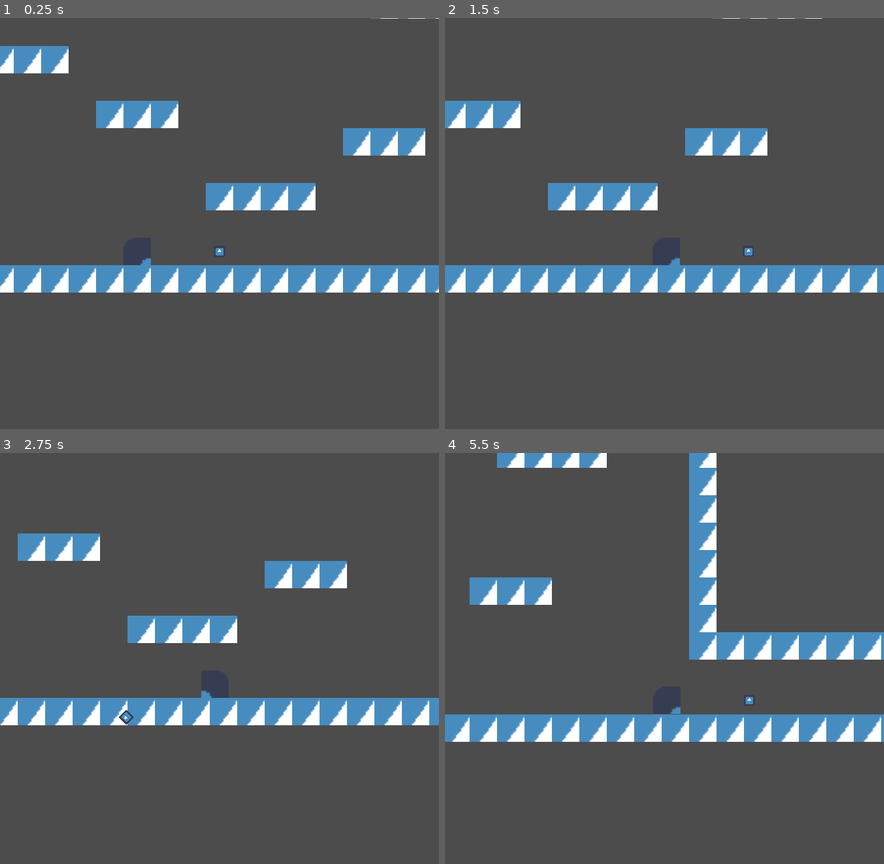
Above: before the commit, frames 1-4 (two rows, left to right).
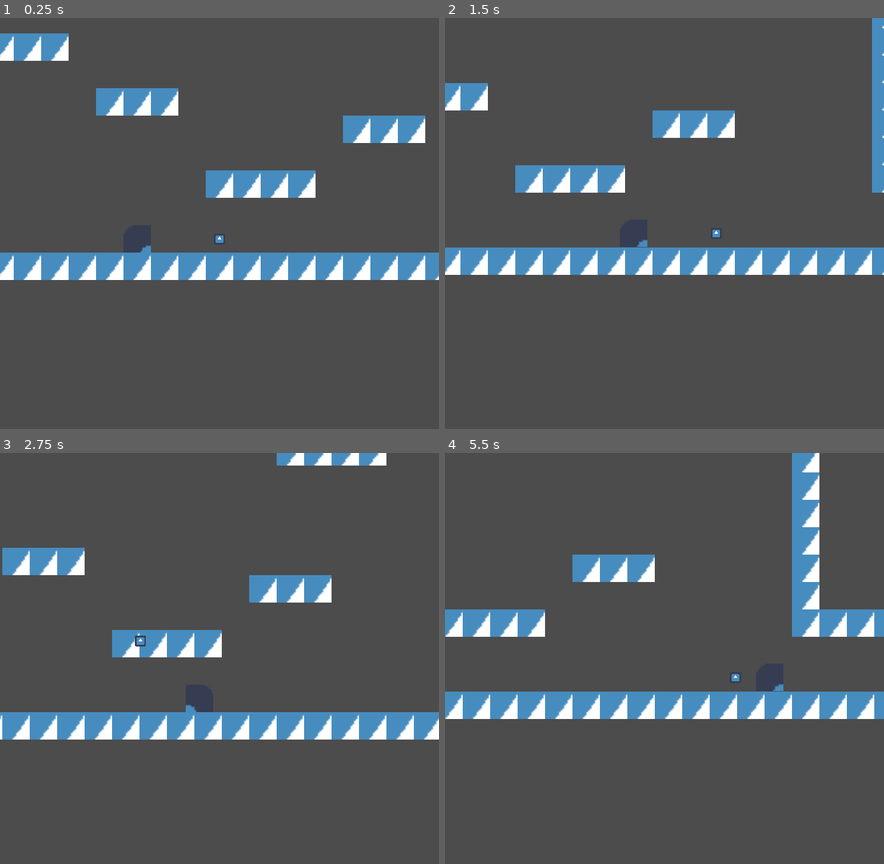
Above: after the commit, the same moments.

Repository: MauveMagician/platformer-game
Game: Godot game, scene res://Game.tscn
The game is run twice, just before and just after one commit, with the same random seed, the same clock (stepped at 60 frames per second) and the same inputs. The engine's default icon, where the game draws it, is replaced by a stand-in: a white triangle on a blue panel in a dark square.
Inputs:
- Up to frame 1 (0.25 s): no input
- Up to frame 2 (1.5 s): hold Right (move_right) from 0.53 s (still down); tap Z (jump) at 0.6, 0.77, 1.07 s; tap Down (look_down) at 1.35 s
- Up to frame 3 (2.75 s): tap Z (jump) at 1.52, 1.55, 1.82, 2.3 s; release Right (move_right) at 2.03 s; hold Left (move_left) from 2.03 s (still down); hold Up (look_up) from 2.03 s (still down)
- Up to frame 4 (5.5 s): release Left (move_left) at 2.78 s; release Up (look_up) at 2.78 s; hold Right (move_right) 2.78-4.28 s; tap Z (jump) at 2.85, 3.02, 3.32, 3.77, 3.8, 4.07, 4.52, 4.55, 4.82, 5.1 s; hold Down (look_down) 3.53-4.28 s; hold Left (move_left) 4.28-5.03 s; tap Up (look_up) at 4.35 s; hold Right (move_right) from 5.03 s (still down)

The runs differ from the first frame. In frame 1, 13% of the frame differs, in the area x 0-100%, y 0-67%; in frame 2, 18%; in frame 3, 15%; in frame 4, 26%, in the area x 0-100%, y 0-71%.

Commit message:
add camera hopefully not bugs

Diff:
--- a/CameraPivot.gd
+++ b/CameraPivot.gd
@@ -2,17 +2,41 @@
 
 onready var parent = self.get_parent()
 var y_direction = 1
+var ground_camera_mode = true
 
 func _physics_process(_delta):
 	update_pivot_angle()
 
 func update_pivot_angle():
-	self.rotation = parent.get("look_direction").angle()
 	self.y_direction = parent.get("look_direction").y
 	if abs(self.y_direction) > 0:
-		$Lookup_Tween.stop_all()
-		$Lookup_Tween.interpolate_property($Camera_Offset,"position",$Camera_Offset.position, Vector2(0,96*self.y_direction), 0.3,Tween.TRANS_LINEAR, Tween.EASE_OUT)
+		$Lookup_Tween.interpolate_property($Camera_Offset,"position",$Camera_Offset.position, Vector2($Camera_Offset.position.x,64*self.y_direction), 0.3,Tween.TRANS_LINEAR, Tween.EASE_OUT)
+		$Camera_Offset/Camera2D.drag_margin_h_enabled = false
+		$Camera_Offset/Camera2D.drag_margin_v_enabled = false
 		$Lookup_Tween.start()
+	elif ground_camera_mode:
+		self.position = Vector2(0,0)
+		$Lookup_Tween.interpolate_property($Camera_Offset,"position",$Camera_Offset.position, Vector2(parent.get("look_direction").x*48, 64*self.y_direction), 0.3,Tween.TRANS_LINEAR, Tween.EASE_OUT)
+		$Camera_Offset/Camera2D.drag_margin_h_enabled = false
+		$Camera_Offset/Camera2D.drag_margin_v_enabled = false
+		$Lookup_Tween.start()
+		$Camera_Offset.position = Vector2(parent.get("look_direction").x*48,0)
 	else:
-		self.position = Vector2(0,0)
-		$Camera_Offset.position = Vector2(48,0)
+		$Camera_Offset.global_position = $Camera_Offset.global_position
+
+func _on_Lookup_Tween_tween_completed(_object, _key):
+	$Camera_Offset/Camera2D.drag_margin_h_enabled = true
+	$Camera_Offset/Camera2D.drag_margin_v_enabled = true
+
+func _on_Player_jumped():
+	$Camera_Offset/Camera2D.drag_margin_h_enabled = false
+	$Camera_Offset/Camera2D.drag_margin_v_enabled = false
+	ground_camera_mode = false
+
+func _on_Player_touched_ground():
+	$Camera_Offset/Camera2D.drag_margin_h_enabled = true
+	$Camera_Offset/Camera2D.drag_margin_v_enabled = true
+	ground_camera_mode = true
+
+func _on_Player_rotate():
+	pass # Replace with function body.
--- a/Game.tscn
+++ b/Game.tscn
@@ -114,6 +114,11 @@
 drag_margin_h_enabled = true
 drag_margin_v_enabled = true
 smoothing_enabled = true
+smoothing_speed = 4.0
+drag_margin_left = 0.1
+drag_margin_top = 0.1
+drag_margin_right = 0.1
+drag_margin_bottom = 0.1
 editor_draw_limits = true
 editor_draw_drag_margin = true
 
@@ -130,5 +135,9 @@
 
 [node name="CameraTween" type="Tween" parent="Player"]
 playback_process_mode = 0
+[connection signal="jumped" from="Player" to="Player/CameraPivot" method="_on_Player_jumped"]
+[connection signal="rotate" from="Player" to="Player/CameraPivot" method="_on_Player_rotate"]
+[connection signal="touched_ground" from="Player" to="Player/CameraPivot" method="_on_Player_touched_ground"]
 [connection signal="timeout" from="Player/JumpBufferTimer" to="Player" method="_on_JumpBufferTimer_timeout"]
 [connection signal="timeout" from="Player/CoyoteTimer" to="Player" method="_on_CoyoteTimer_timeout"]
+[connection signal="tween_completed" from="Player/CameraPivot/Lookup_Tween" to="Player/CameraPivot" method="_on_Lookup_Tween_tween_completed"]
--- a/Player.gd
+++ b/Player.gd
@@ -3,9 +3,13 @@
 const MOVE_ACCEL = 20
 const MAX_MOVE_SPEED = 120
 const JUMP_FORCE = 500
-const GRAVITY = 45
-const MAX_FALL_SPEED = 300
+const GRAVITY = 30
+const MAX_FALL_SPEED = 250
 const PEEK_TOLERANCE = 30
+
+signal jumped
+signal touched_ground
+signal rotate
 
 var y_velo = 0
 var speed = 0
@@ -38,7 +42,7 @@
 	self.speed = min(self.speed, self.MAX_MOVE_SPEED)
 	#Vertical Movement Code
 	y_velo += self.GRAVITY
-	#Camera Peeking
+	#Camera Control
 	if Input.is_action_pressed("look_up"):
 		if peek_count < 0:
 			peek_count = 0
@@ -56,6 +60,8 @@
 	else:
 		look_direction.y = 0
 		self.peek_count = 0
+	if not grounded:
+		emit_signal("jumped")
 	#Half Gravity Jump Peak
 	if not grounded and abs(y_velo) < (self.GRAVITY * 2):
 		y_velo -= 0.5 * self.GRAVITY
@@ -69,8 +75,11 @@
 	elif Input.is_action_just_released("jump") and self.y_velo < 0:
 		self.y_velo = 0
 	if grounded and self.y_velo >= 5:
+		#Refresh Coyote Jump
 		self.can_coyote = true
 		self.y_velo = 5
+		#Camera Control Signal
+		emit_signal("touched_ground")
 	#Coyote Timer
 	if not grounded and self.can_coyote and $CoyoteTimer.is_stopped():
 		self.coyote = true
